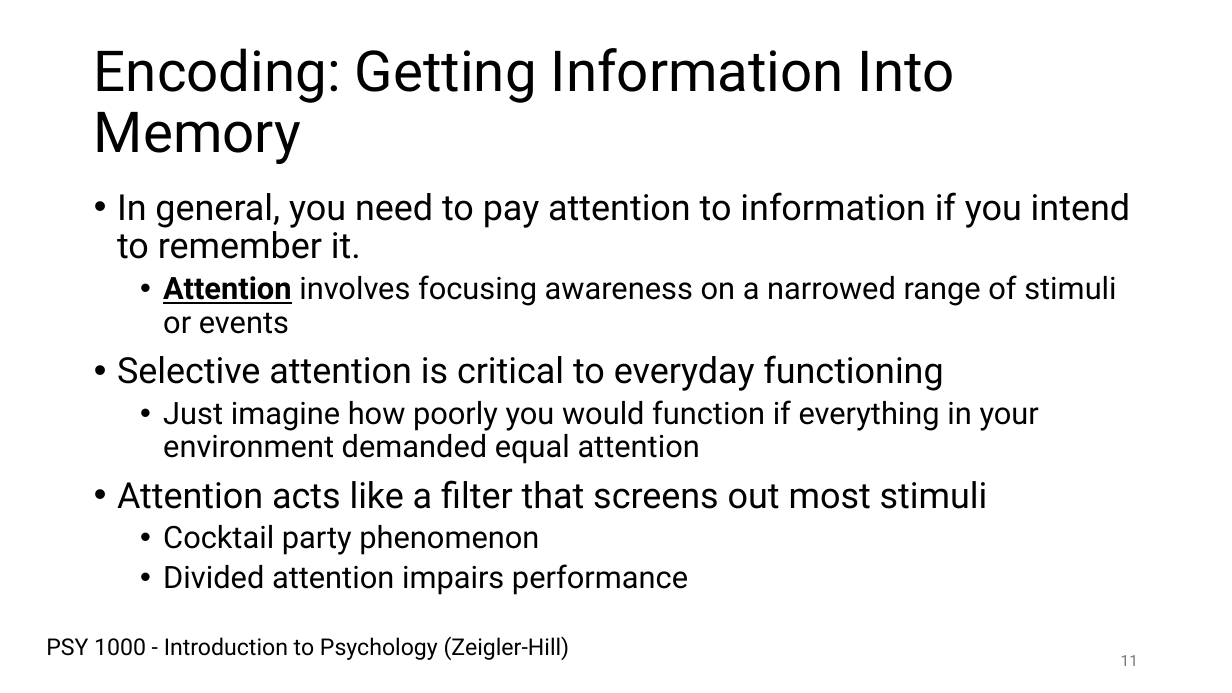
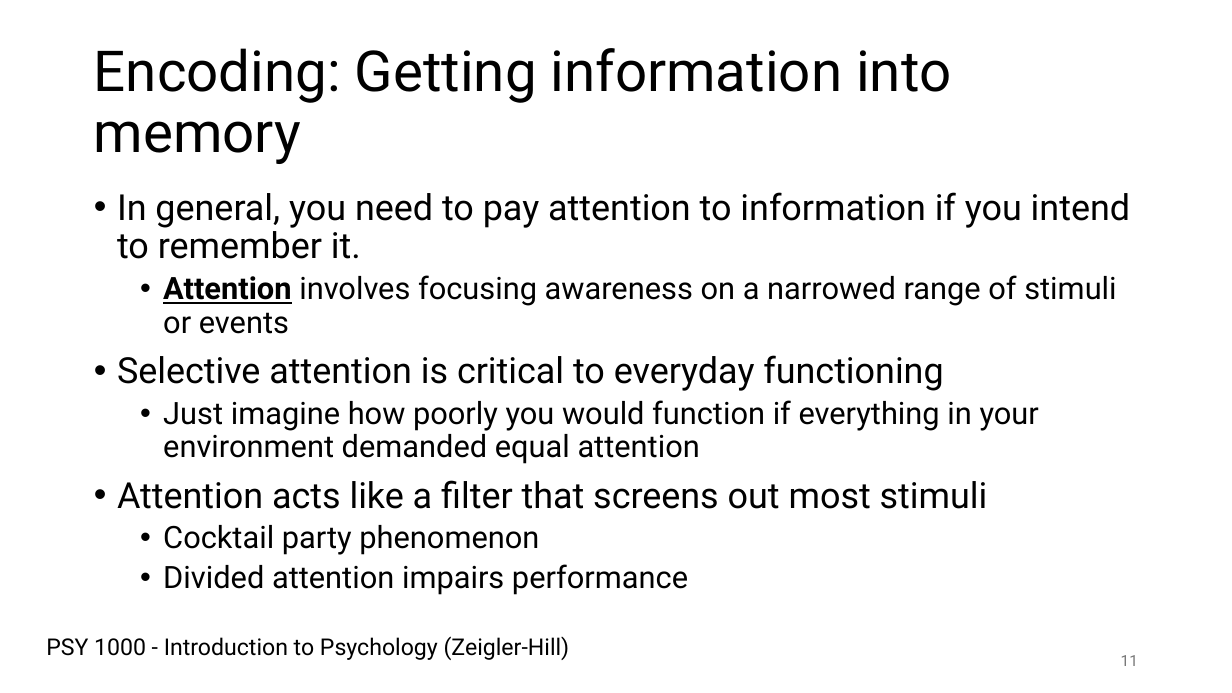
Before and after one commit to dan-pi/presentations, a slide deck: slide 11 of Dan’s Certification Journey - Part 1.pptx. Drawn at 1232x693 pixels with LibreOffice and Linux fonts; fonts in the diff are those of the drawing. Boxes give left, top, right and bottom in pixels: in the first picture for what was removed or moved away, otherwise in the second. Text is boxed around its words. In the diff, an @@ line names an element or a change of style, - is before the commit and + after.

```diff
--- a/Dan’s Certification Journey - Part 1.pptx
+++ b/Dan’s Certification Journey - Part 1.pptx
@@ title at [94,48,951,164]: text changed @@
-Encoding: Getting Information Into Memory
+Encoding: Getting information into memory
```
Also in this commit, not shown: 2 other slides changed, 2 slides added, 2 slides removed.
